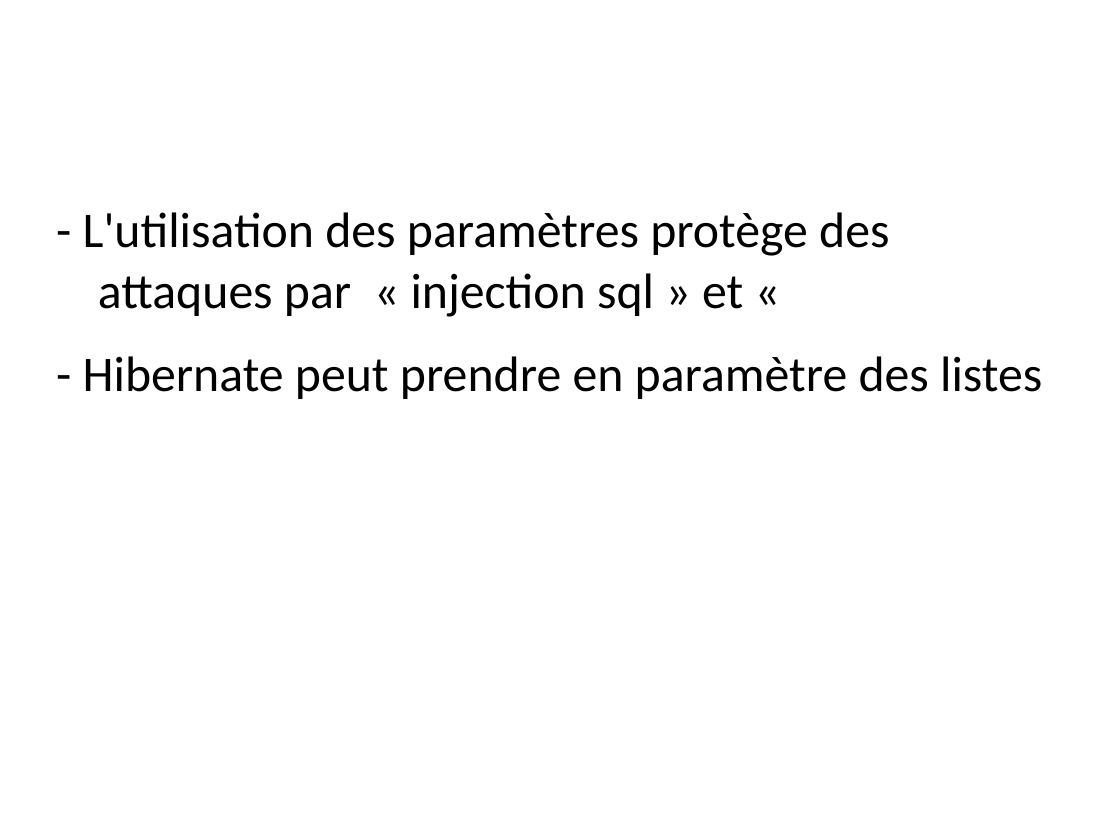
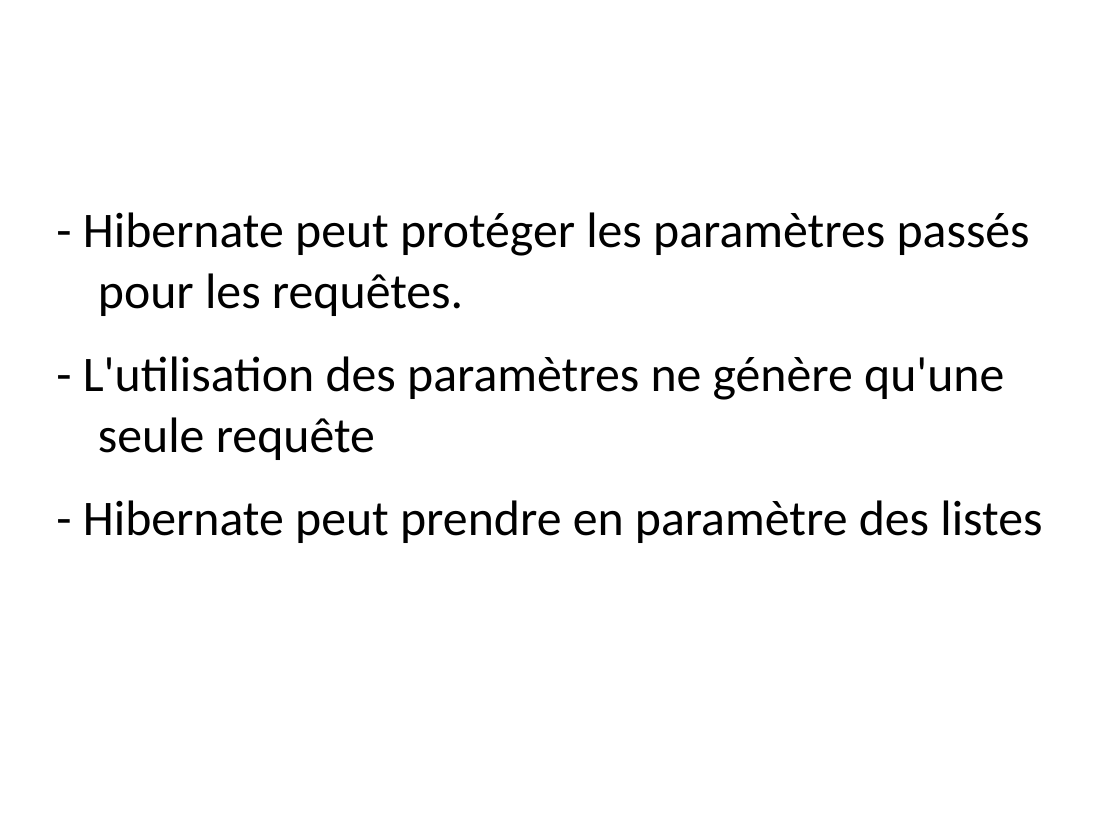
Before and after one commit to Pierre76400/demohibernate, a slide deck: slide 6 of src/main/resources/presentation/DemoHibernate.ppt. Drawn at 1120x840 pixels with LibreOffice and Linux fonts; fonts in the diff are those of the drawing. Boxes give left, top, right and bottom in pixels: in the first picture for what was removed or moved away, otherwise in the second. Text is boxed around its words. In the diff, an @@ line names an element or a change of style, - is before the commit and + after.

```diff
--- a/src/main/resources/presentation/DemoHibernate.ppt
+++ b/src/main/resources/presentation/DemoHibernate.ppt
@@ text at bbox=[83, 212, 1030, 460]: text changed @@
-- L'utilisation des paramètres protège des attaques par « injection sql » et «
+- Hibernate peut protéger les paramètres passés pour les requêtes.
+- L'utilisation des paramètres ne génère qu'une seule requête
```
Also in this commit, not shown: 3 other slides changed, 1 slide added, 1 slide removed, 3 other files.
